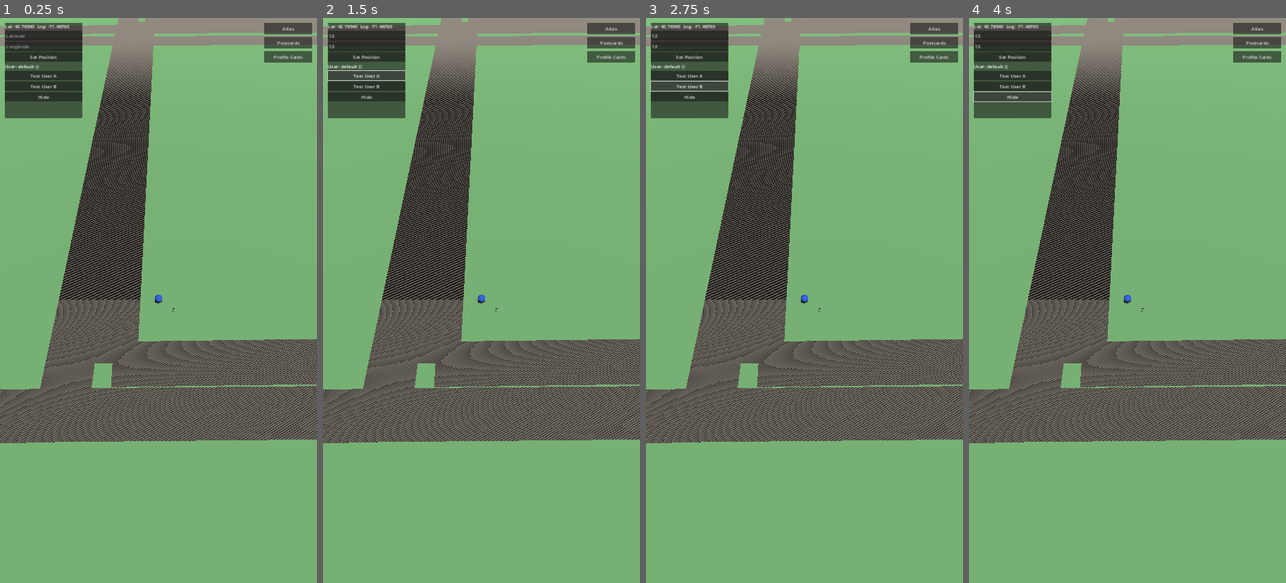
Above: before the commit, frames 1-4 (left to right).
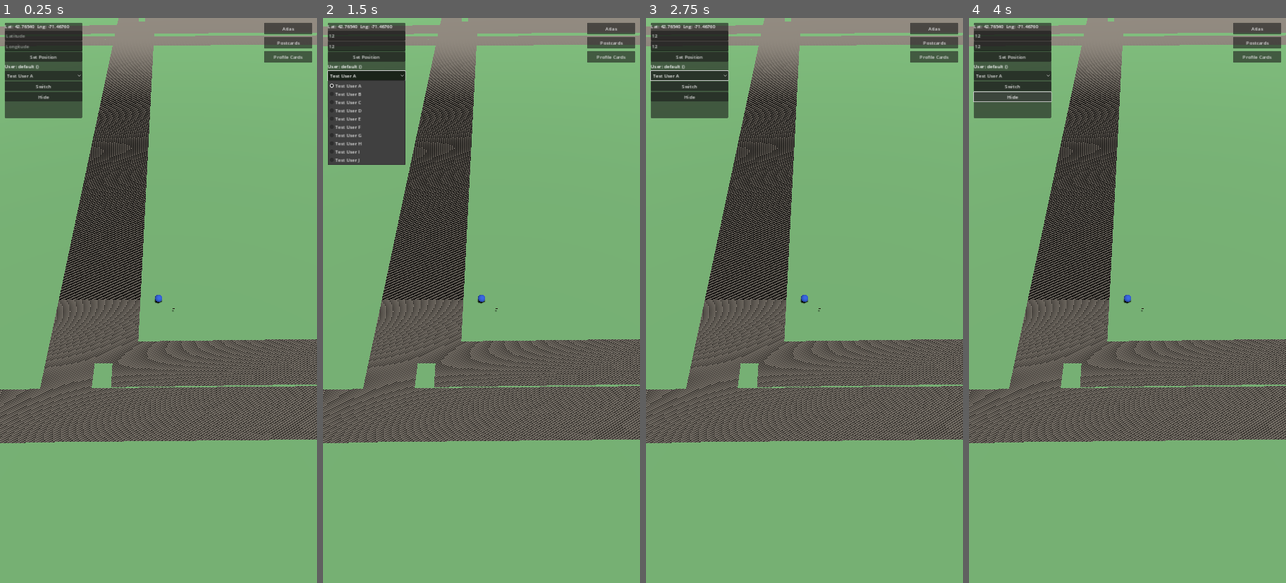
Above: after the commit, the same moments.

Repository: Dominic339/Shared-Skies
Game: Godot game, scene res://scenes/Main.tscn
The game is run twice, just before and just after one commit, with the same random seed, the same clock (stepped at 60 frames per second) and the same inputs.
Inputs (mouse positions are in pixels of both pictures, inside the frame that each line leads up to):
- Up to frame 1 (0.25 s): no input
- Up to frame 2 (1.5 s): click (367, 34) at 0.52 s; type "12" at 0.6 s; click (367, 46) at 0.75 s; type "12" at 0.83 s; click "Test User A" at 1.25 s
- Up to frame 3 (2.75 s): click (690, 85) at 2 s, where only the run before the commit has a clickable "Test User B"
- Up to frame 4 (4 s): click "Hide" at 2.75 s; click "Show" at 3.5 s

The runs differ from the first frame. In frame 1, 0.1% of the frame differs, in the area x 2-26%, y 10-13%; in frame 2, 2.7%, in the area x 1-26%, y 9-26%; in frame 3, 0.2%; in frame 4, 0.1%.

Commit message:
Expand dev test-account switcher to 10 accounts
Replaces the two hardcoded Test User A/B buttons with a dropdown of ten
(A-J) plus a single Switch button -- needed for multi-collector tests
like the profile card 3-copy depletion lifecycle (one placer + three+
distinct collectors), and scales without growing the panel every time
testing needs another identity.

Co-Authored-By: Claude Sonnet 5 <noreply@anthropic.com>
Claude-Session: https://claude.ai/code/session_01AHmiCVGuG2bKpEKrF4VL2r

Diff:
--- a/client/scenes/Main.tscn
+++ b/client/scenes/Main.tscn
@@ -79,11 +79,10 @@
 [node name="UserLabel" type="Label" parent="DevUI/Panel/VBoxContainer"]
 text = "User: --"
 
-[node name="TestUserAButton" type="Button" parent="DevUI/Panel/VBoxContainer"]
-text = "Test User A"
-
-[node name="TestUserBButton" type="Button" parent="DevUI/Panel/VBoxContainer"]
-text = "Test User B"
+[node name="TestUserOption" type="OptionButton" parent="DevUI/Panel/VBoxContainer"]
+
+[node name="TestUserSwitchButton" type="Button" parent="DevUI/Panel/VBoxContainer"]
+text = "Switch"
 
 [node name="HideButton" type="Button" parent="DevUI/Panel/VBoxContainer"]
 text = "Hide"
--- a/client/scripts/dev_location_ui.gd
+++ b/client/scripts/dev_location_ui.gd
@@ -1,19 +1,31 @@
 extends CanvasLayer
+
+# Ten labeled slots instead of two -- covers multi-collector tests (e.g.
+# the profile card 3-copy depletion lifecycle needs at least 4 distinct
+# accounts: one placer plus three collectors) without needing to come
+# back and wire up more accounts later. An OptionButton + one Switch
+# button instead of one button per account, since that would just keep
+# growing the panel every time testing needs another identity.
+const TEST_USER_LABELS := [
+	"Test User A", "Test User B", "Test User C", "Test User D", "Test User E",
+	"Test User F", "Test User G", "Test User H", "Test User I", "Test User J",
+]
 
 @onready var position_label: Label = $Panel/VBoxContainer/PositionLabel
 @onready var lat_edit: LineEdit = $Panel/VBoxContainer/LatEdit
 @onready var lng_edit: LineEdit = $Panel/VBoxContainer/LngEdit
 @onready var set_button: Button = $Panel/VBoxContainer/SetButton
 @onready var user_label: Label = $Panel/VBoxContainer/UserLabel
-@onready var test_user_a_button: Button = $Panel/VBoxContainer/TestUserAButton
-@onready var test_user_b_button: Button = $Panel/VBoxContainer/TestUserBButton
+@onready var test_user_option: OptionButton = $Panel/VBoxContainer/TestUserOption
+@onready var test_user_switch_button: Button = $Panel/VBoxContainer/TestUserSwitchButton
 @onready var hide_button: Button = $Panel/VBoxContainer/HideButton
 
 
 func _ready() -> void:
 	set_button.pressed.connect(_on_set_button_pressed)
-	test_user_a_button.pressed.connect(_on_test_user_a_pressed)
-	test_user_b_button.pressed.connect(_on_test_user_b_pressed)
+	for label in TEST_USER_LABELS:
+		test_user_option.add_item(label)
+	test_user_switch_button.pressed.connect(_on_test_user_switch_pressed)
 	hide_button.pressed.connect(_on_hide_button_pressed)
 	DevLocation.position_changed.connect(_update_label)
 	SupabaseClient.authenticated.connect(_update_user_label)
@@ -30,12 +42,8 @@
 # player-to-player feature) be tested by swapping identities in the same
 # running game, instead of reinstalling or clearing session data to get a
 # second account.
-func _on_test_user_a_pressed() -> void:
-	await SupabaseClient.switch_to_test_account("Test User A")
-
-
-func _on_test_user_b_pressed() -> void:
-	await SupabaseClient.switch_to_test_account("Test User B")
+func _on_test_user_switch_pressed() -> void:
+	await SupabaseClient.switch_to_test_account(TEST_USER_LABELS[test_user_option.selected])
 
 
 # Collapses everything except this button itself (rather than hiding the
@@ -48,8 +56,8 @@
 	lng_edit.visible = not collapse
 	set_button.visible = not collapse
 	user_label.visible = not collapse
-	test_user_a_button.visible = not collapse
-	test_user_b_button.visible = not collapse
+	test_user_option.visible = not collapse
+	test_user_switch_button.visible = not collapse
 	hide_button.text = "Show" if collapse else "Hide"
 
 
